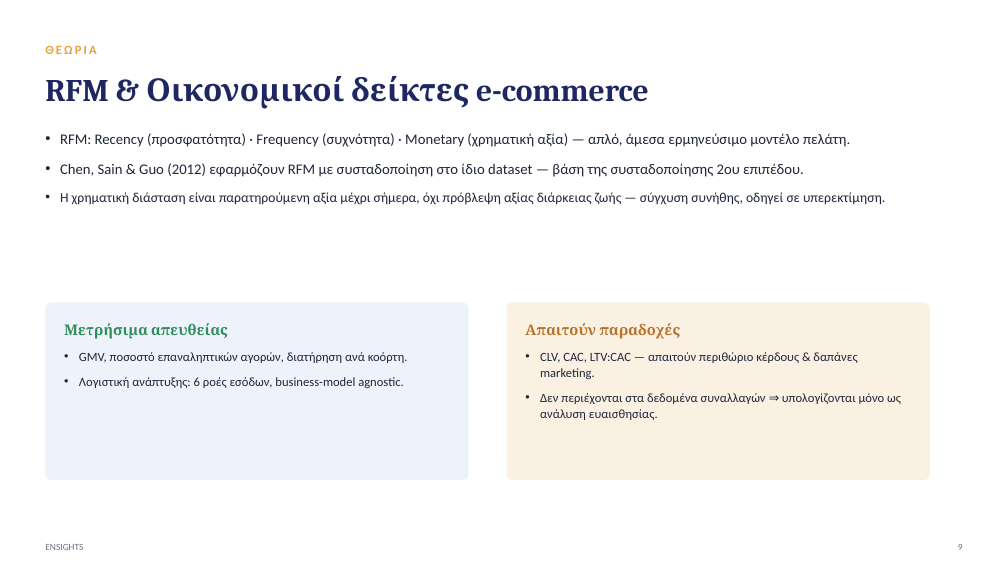
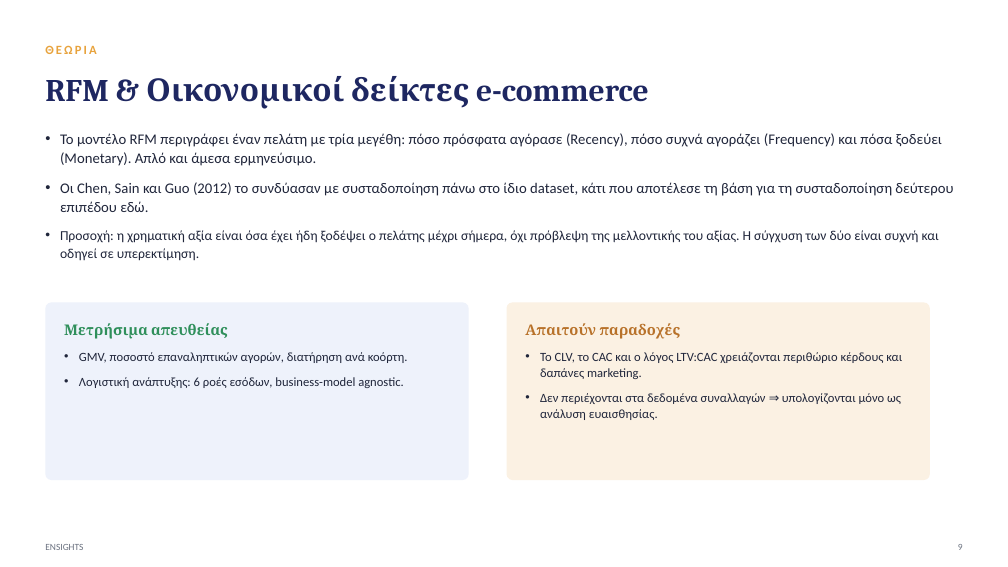
Before and after one commit to xrhstosmour/ensights, a slide deck: slide 10 of ensights-thesis-defense.pptx. Drawn at 1008x567 pixels with LibreOffice and Linux fonts; fonts in the diff are those of the drawing. Boxes give left, top, right and bottom in pixels: in the first picture for what was removed or moved away, otherwise in the second. Text is boxed around its words. In the diff, an @@ line names an element or a change of style, - is before the commit and + after.

```diff
--- a/ensights-thesis-defense.pptx
+++ b/ensights-thesis-defense.pptx
@@ text at (60, 133, 953, 261): text changed @@
-• RFM: Recency (προσφατότητα) · Frequency (συχνότητα) · Monetary (χρηματική αξία) — απλό, άμεσα ερμηνεύσιμο μοντέλο πελάτη.
-• Chen, Sain & Guo (2012) εφαρμόζουν RFM με συσταδοποίηση στο ίδιο dataset — βάση της συσταδοποίησης 2ου επιπέδου.
-• Η χρηματική διάσταση είναι παρατηρούμενη αξία μέχρι σήμερα, όχι πρόβλεψη αξίας διάρκειας ζωής — σύγχυση συνήθης, οδηγεί σε υπερεκτίμηση.
+• Το μοντέλο RFM περιγράφει έναν πελάτη με τρία μεγέθη: πόσο πρόσφατα αγόρασε (Recency), πόσο συχνά αγοράζει (Frequency) και πόσα ξοδεύει (Monetary). Απλό και άμεσα ερμηνεύσιμο.
+• Οι Chen, Sain και Guo (2012) το συνδύασαν με συσταδοποίηση πάνω στο ίδιο dataset, κάτι που αποτέλεσε τη βάση για τη συσταδοποίηση δεύτερου επιπέδου εδώ.
+• Προσοχή: η χρηματική αξία είναι όσα έχει ήδη ξοδέψει ο πελάτης μέχρι σήμερα, όχι πρόβλεψη της μελλοντικής του αξίας. Η σύγχυση των δύο είναι συχνή και οδηγεί σε υπερεκτίμηση.
@@ text at (540, 352, 902, 379): text changed @@
-• CLV, CAC, LTV:CAC — απαιτούν περιθώριο κέρδους & δαπάνες marketing.
+• Το CLV, το CAC και ο λόγος LTV:CAC χρειάζονται περιθώριο κέρδους και δαπάνες marketing.
```
Also in this commit, not shown: 31 other slides changed.
